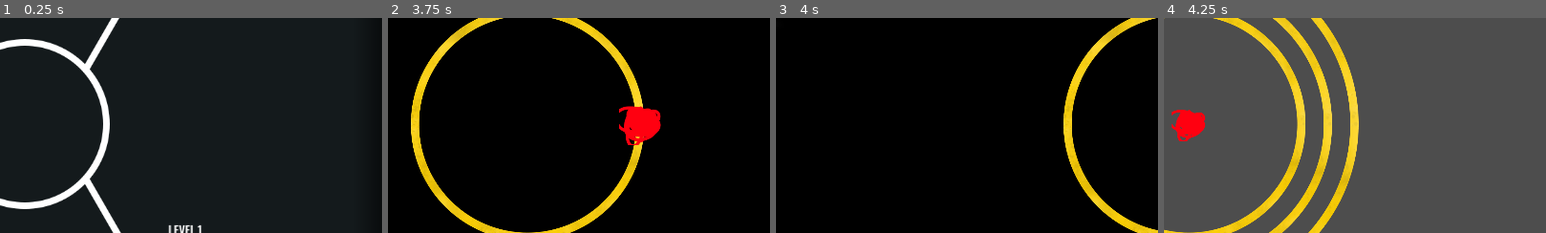
Above: before the commit, frames 1-4 (left to right).
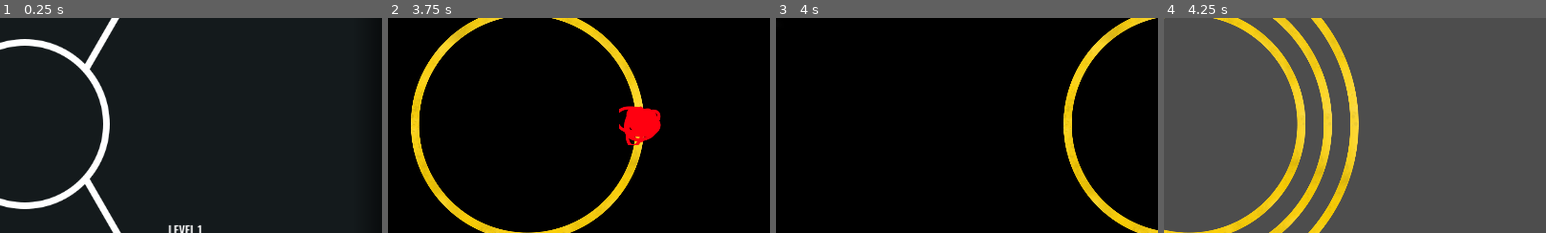
Above: after the commit, the same moments.

Repository: triangle-int/logi-charm
Game: Godot game, scene res://scenes/level_selector.tscn
The game is run twice, just before and just after one commit, with the same random seed, the same clock (stepped at 60 frames per second) and the same inputs. This scene is started directly instead of the project's main scene.
Inputs (mouse positions are % of the whole screen's width and height, from its top left):
- Up to frame 1 (0.25 s): no input
- Up to frame 2 (3.75 s): click (31, 28) at 0.5 s; click (69, 28) at 1.25 s; tap Enter (ui_accept) at 2, 2.27, 3.02, 3.5 s; move the mouse to (45, 70) at 2.02 s; move the mouse to (80, 65) at 2.77 s; move the mouse to (20, 35) at 3.52 s
- Up to frame 3 (4 s): no input
- Up to frame 4 (4.25 s): no input
The pictures show only the part of the screen within x 47-97%, y 25-75%; the shares and areas given below are measured in that part.

Frames 1-3 are identical in both runs. In frame 4, 0.9% of the frame differs, in the area x 2-11%, y 42-58%.

Commit message:
Added pointer tail

Diff:
--- a/scenes/pointer.tscn
+++ b/scenes/pointer.tscn
@@ -1,15 +1,21 @@
 [gd_scene load_steps=4 format=3 uid="uid://b60ca387m477t"]
 
 [ext_resource type="Script" path="res://scripts/visualization/pointer.gd" id="1_6hmel"]
-[ext_resource type="Texture2D" uid="uid://d2lu0e5r105y" path="res://sprites/pointer/high_pointer.png" id="1_i05om"]
-[ext_resource type="Texture2D" uid="uid://rcr144bjklfm" path="res://sprites/pointer/low_pointer.png" id="3_i3j80"]
+[ext_resource type="Script" path="res://scripts/visualization/pointer_trail.gd" id="4_ykcxj"]
+
+[sub_resource type="Curve" id="Curve_6e1xk"]
+_data = [Vector2(0, 0), 0.0, 0.0, 0, 0, Vector2(0.5, 1), 0.0, 0.0, 0, 0]
+point_count = 2
 
 [node name="Pointer" type="Node2D"]
 script = ExtResource("1_6hmel")
-high_sprite = ExtResource("1_i05om")
-low_sprite = ExtResource("3_i3j80")
 
-[node name="Sprite2D" type="Sprite2D" parent="."]
-z_index = 1
-scale = Vector2(0.4, 0.4)
-texture = ExtResource("1_i05om")
+[node name="Pointer" type="Node2D" parent="."]
+
+[node name="Line2D" type="Line2D" parent="."]
+width = 12.6
+width_curve = SubResource("Curve_6e1xk")
+script = ExtResource("4_ykcxj")
+max_length = 50
+high_color = Color(1, 0, 0, 1)
+low_color = Color(0, 0, 1, 1)
--- a/scripts/signal_manager.gd
+++ b/scripts/signal_manager.gd
@@ -5,7 +5,7 @@
 signal signal_out(index: int, high: bool, angle_start: float, angle_end: float)
 signal simulation_started
 
-const SIGNAL_SPEED = PI / 2
+const SIGNAL_SPEED = PI
 
 var components: Array[BaseComponent] = []
 var timers: Array[Timer] = []
@@ -44,7 +44,7 @@
 				next = comp
 
 	var start_angle = from.angle
-	var end_angle = next.angle + (TAU if next.angle < from.angle else 0)
+	var end_angle = next.angle + (TAU if next.angle < from.angle else 0.0)
 	signal_out.emit(index, high, start_angle, end_angle)
 
 	var timer = Timer.new()
--- a/scripts/visualization/pointer.gd
+++ b/scripts/visualization/pointer.gd
@@ -1,19 +1,15 @@
 class_name Pointer
 extends Node2D
 
-@export var high_sprite: Texture2D
-@export var low_sprite: Texture2D
+var rings_config: RingsConfig
+var radius: float = 0
 
-@onready var sprite_2d = $Sprite2D
-var rings_config: RingsConfig
-
-var radius: float = 0
+@onready var pointer = $Pointer
 
 func _ready():
 	ComponentsSignals.signal_out.connect(_on_signal_out)
 
-func _on_signal_out(index: int, high: bool, from_angle: float, to_angle: float):
-	sprite_2d.texture = high_sprite if high else low_sprite
+func _on_signal_out(index: int, _high: bool, from_angle: float, to_angle: float):
 	to_angle = to_angle if to_angle > from_angle else to_angle + TAU
 	radius = rings_config.radiuses[index]
 
@@ -22,4 +18,4 @@
 	tween.tween_method(_move_pointer, from_angle, to_angle, time)
 
 func _move_pointer(angle: float):
-	position = Vector2(cos(angle), -sin(angle)) * radius
+	pointer.position = Vector2(cos(angle), -sin(angle)) * radius
--- /dev/null
+++ b/scripts/visualization/pointer_trail.gd
@@ -0,0 +1,43 @@
+extends Line2D
+
+@export var max_length: int
+@export var high_color: Color
+@export var low_color: Color
+
+var queue: Array[QueuePoint] = []
+var is_high: bool
+
+@onready var pointer = $"../Pointer"
+
+func _ready():
+	ComponentsSignals.signal_out.connect(_on_signal_out)
+
+func _process(_delta):
+	var pos = pointer.position
+	var new_point = QueuePoint.new()
+	new_point.point = pos
+	new_point.high = is_high
+	queue.push_back(new_point)
+
+	if len(queue) > max_length:
+		queue.pop_front()
+
+	clear_points()
+	gradient = Gradient.new()
+	gradient.colors = []
+	gradient.offsets = []
+
+	for index in range(len(queue)):
+		var point = queue[index]
+		var factor = (index as float) / len(queue)
+		var color = high_color if point.high else low_color
+
+		gradient.add_point(factor, color)
+		add_point(point.point)
+
+func _on_signal_out(_index: int, high: bool, _from_angle: float, _to_angle: float):
+	is_high = high
+
+class QueuePoint:
+	var point: Vector2
+	var high: bool
